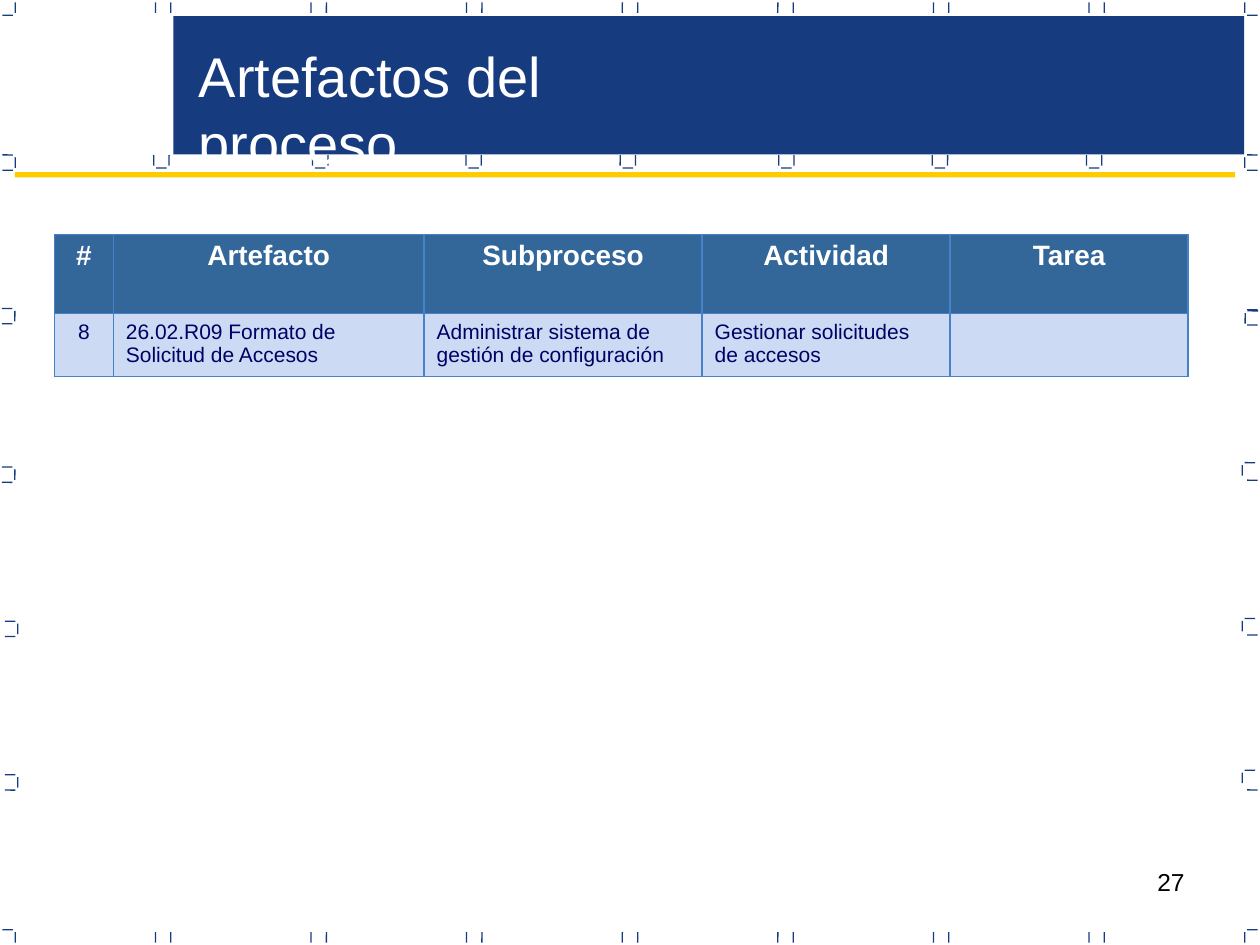
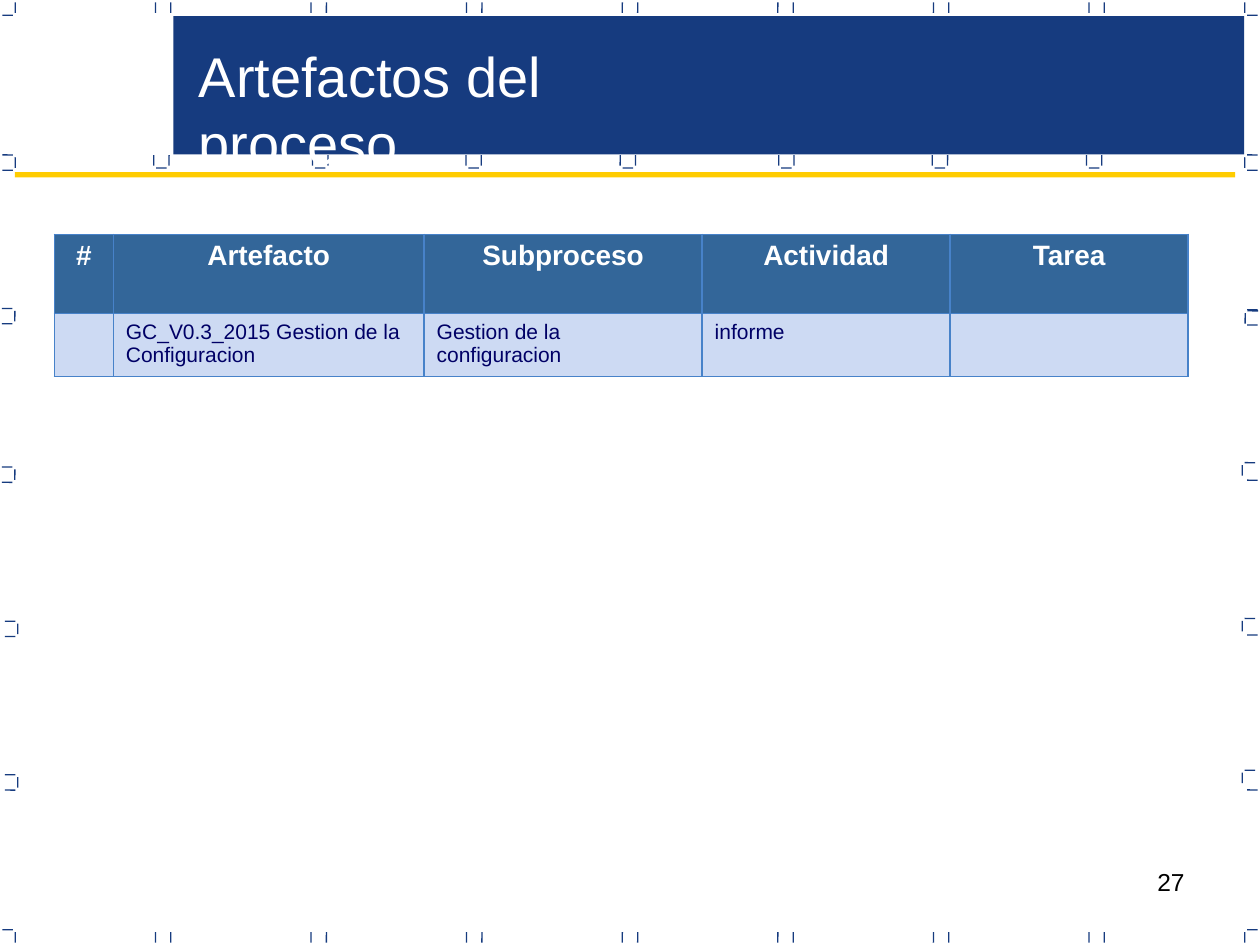
Before and after one commit to CreativeCheeseGame/BoundPhysic, a slide deck: slide 27 of Area de Proceso Gestion Configuracion/PGC_V0.3_2015 Proceso de Gestion de Configuracion.pptx. Drawn at 1260x945 pixels with LibreOffice and Linux fonts; fonts in the diff are those of the drawing. Boxes give left, top, right and bottom in pixels: in the first picture for what was removed or moved away, otherwise in the second. Text is boxed around its words. In the diff, an @@ line names an element or a change of style, - is before the commit and + after.

```diff
--- a/Area de Proceso Gestion Configuracion/PGC_V0.3_2015 Proceso de Gestion de Configuracion.pptx
+++ b/Area de Proceso Gestion Configuracion/PGC_V0.3_2015 Proceso de Gestion de Configuracion.pptx
@@ table at box(54, 234, 1189, 377) @@
-row 2: 8 | 26.02.R09 Formato de Solicitud de Accesos | Administrar sistema de gestión de configuración | Gestionar solicitudes de accesos | 
+row 2:  | GC_V0.3_2015 Gestion de la Configuracion | Gestion de la configuracion | informe | 
```
Also in this commit, not shown: 10 other slides changed, 1 slide removed.
